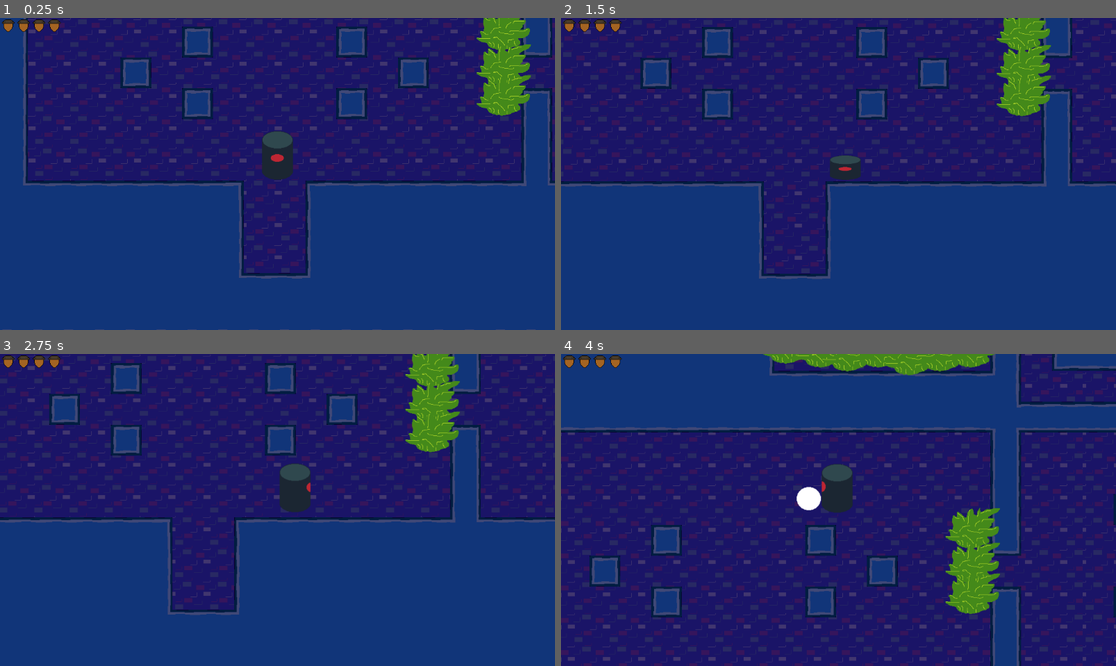
Above: before the commit, frames 1-4 (two rows, left to right).
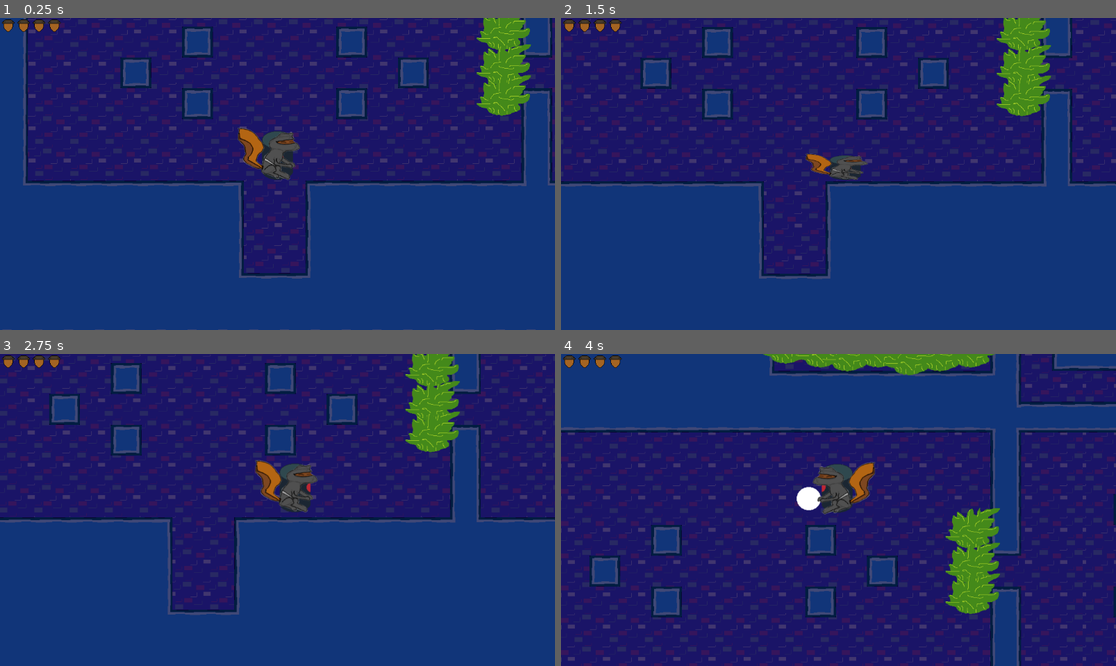
Above: after the commit, the same moments.

Repository: mdfewkes/NinjaSquirrelDungeon
Game: Godot game, scene res://world.tscn
Same seed, same stepped clock (60 frames per second), same inputs: the game is played once before the commit and once after it. The project has no main scene, so this scene is started directly.
Inputs:
- Up to frame 1 (0.25 s): no input
- Up to frame 2 (1.5 s): tap Enter at 0.5 s; hold D (move_right) 0.53-1.28 s; tap K (action_1) at 0.6 s; hold S (move_down) from 1.28 s (still down); tap L (action_2) at 1.35 s
- Up to frame 3 (2.75 s): release S (move_down) at 2.03 s; hold D (move_right) from 2.03 s (still down); tap K (action_1) at 2.1 s
- Up to frame 4 (4 s): release D (move_right) at 2.78 s; hold W (move_up) 2.78-3.53 s; tap L (action_2) at 2.85 s; hold A (move_left) from 3.53 s (still down); tap K (action_1) at 3.6 s

The runs differ from the first frame. In frame 1, 0.9% of the frame differs, in the area x 42-55%, y 35-52%; in frame 2, 0.5%; in frame 3, 0.9%; in frame 4, 0.9%.

Commit message:
Updated temp player art with David's concept art

Diff:
--- a/Player/player.tscn
+++ b/Player/player.tscn
@@ -1,7 +1,7 @@
 [gd_scene load_steps=59 format=3 uid="uid://cwkbh11twqgse"]
 
 [ext_resource type="Script" uid="uid://csd2ece2n6ytn" path="res://Player/player.gd" id="1_onrkg"]
-[ext_resource type="Texture2D" uid="uid://cc2y5m83xd4l3" path="res://Player/player-temp-tileset.png" id="2_4ntmi"]
+[ext_resource type="Texture2D" uid="uid://ppxamr2g7sb6" path="res://Player/player-temp-tileset-squirrel.png" id="2_gwnis"]
 [ext_resource type="Script" uid="uid://dtiynebo6fexe" path="res://code/HitBox.gd" id="3_btcbx"]
 [ext_resource type="Script" uid="uid://jrn1snxemt88" path="res://code/HurtBox.gd" id="4_gwnis"]
 
@@ -790,7 +790,7 @@
 position_smoothing_enabled = true
 
 [node name="Sprite2D" type="Sprite2D" parent="."]
-texture = ExtResource("2_4ntmi")
+texture = ExtResource("2_gwnis")
 offset = Vector2(0, -32.195)
 hframes = 2
 vframes = 4
--- a/hearts_ui.tscn
+++ b/hearts_ui.tscn
@@ -23,4 +23,5 @@
 offset_right = 32.0
 offset_bottom = 32.0
 texture = ExtResource("3_olmcf")
+expand_mode = 1
 stretch_mode = 1
Binary file added: Player/player-temp-tileset-squirrel.png
Not shown, added: Player/player-temp-tileset-squirrel.png.import
Binary file added: src/ninjasquirrelmockup.png
Not shown, added: src/ninjasquirrelmockup.png.import
